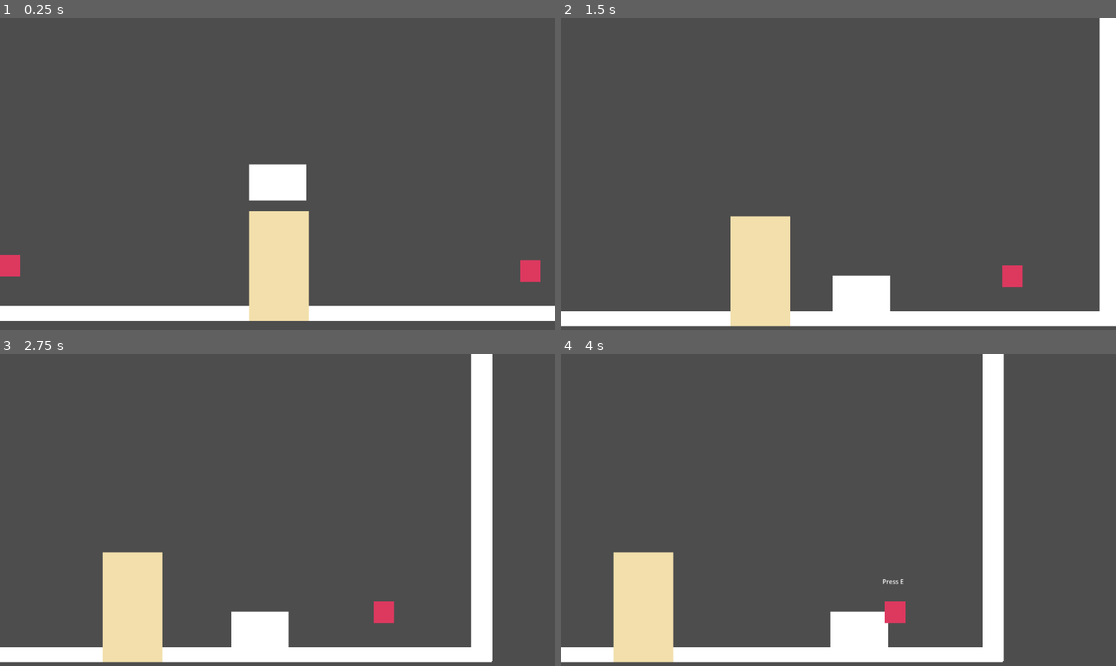
Above: before the commit, frames 1-4 (two rows, left to right).
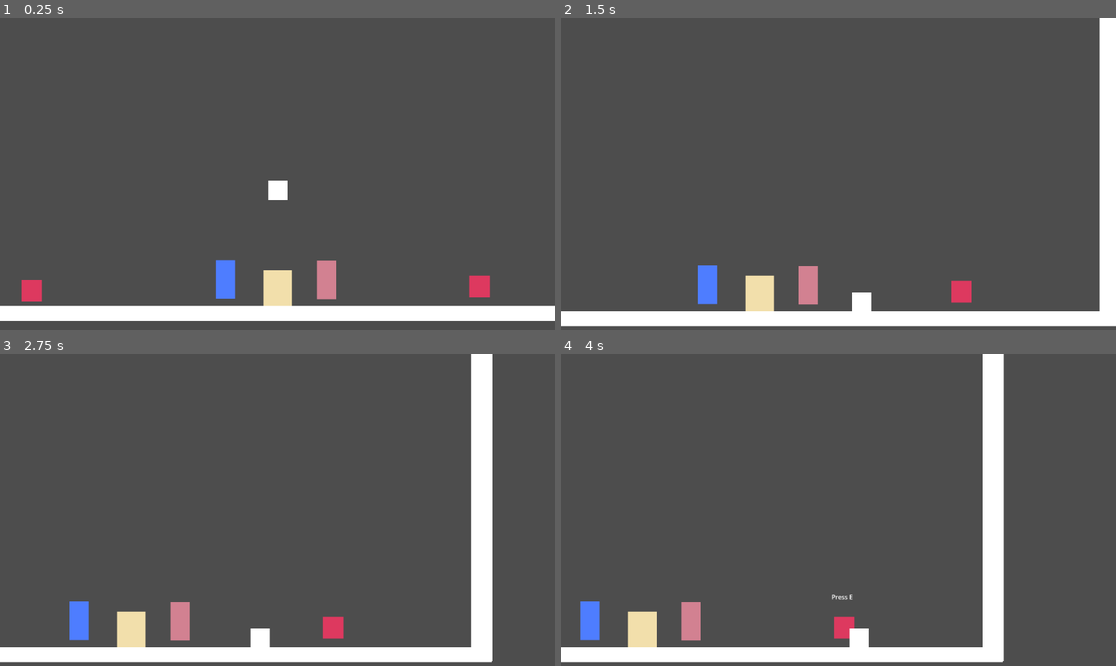
Above: after the commit, the same moments.

Repository: LouisZCode/love_dog_brackeysJam_2025
Game: Godot game, scene res://scenes/game.tscn
Same seed, same stepped clock (60 frames per second), same inputs: the game is played once before the commit and once after it.
Inputs:
- Up to frame 1 (0.25 s): no input
- Up to frame 2 (1.5 s): hold Right (ui_right) from 0.53 s (still down); tap E (interact) at 0.6 s; tap Space (run) at 1.35 s
- Up to frame 3 (2.75 s): release Right (ui_right) at 2.03 s; hold Left (ui_left) from 2.03 s (still down); tap E (interact) at 2.1 s
- Up to frame 4 (4 s): release Left (ui_left) at 2.78 s; hold Right (ui_right) from 2.78 s (still down); tap Space (run) at 2.85 s; tap E (interact) at 3.6 s

The runs differ from the first frame. In frame 1, 6.2% of the frame differs, in the area x 0-98%, y 46-98%; in frame 2, 5.6%; in frame 3, 5.7%; in frame 4, 5.5%.

Commit message:
add Owner and Date plus order of visibility

Diff:
--- /dev/null
+++ b/scenes/character.tscn
@@ -0,0 +1,15 @@
+[gd_scene load_steps=2 format=3 uid="uid://mugof8fim8k1"]
+
+[ext_resource type="Script" path="res://script/character.gd" id="1_ltnst"]
+
+[node name="CharacterBody2D" type="CharacterBody2D"]
+script = ExtResource("1_ltnst")
+
+[node name="ColorRect" type="ColorRect" parent="."]
+offset_left = -24.0
+offset_top = -102.0
+offset_right = 26.0
+offset_bottom = -2.0
+color = Color(0.305882, 0.490196, 1, 1)
+
+[node name="AnimationPlayer" type="AnimationPlayer" parent="."]
--- /dev/null
+++ b/scenes/date.tscn
@@ -0,0 +1,14 @@
+[gd_scene load_steps=2 format=3 uid="uid://c5uda31jw6q3l"]
+
+[ext_resource type="PackedScene" uid="uid://mugof8fim8k1" path="res://scenes/character.tscn" id="1_gyvca"]
+
+[node name="CharacterBody2D" instance=ExtResource("1_gyvca")]
+character_name = "Date"
+is_date = true
+
+[node name="ColorRect" parent="." index="0"]
+z_index = 1
+color = Color(0.825061, 0.505834, 0.570074, 1)
+
+[node name="CollisionShape2D" parent="." index="1"]
+z_index = 1
--- a/scenes/game.tscn
+++ b/scenes/game.tscn
@@ -1,7 +1,9 @@
-[gd_scene load_steps=8 format=3 uid="uid://bxgd8ckgfbbq8"]
+[gd_scene load_steps=10 format=3 uid="uid://bxgd8ckgfbbq8"]
 
 [ext_resource type="PackedScene" uid="uid://byktwux5rrnxo" path="res://scenes/player.tscn" id="1_uhufi"]
 [ext_resource type="Script" path="res://script/problem_manager.gd" id="2_qbmpg"]
+[ext_resource type="PackedScene" uid="uid://c5uda31jw6q3l" path="res://scenes/date.tscn" id="3_ea4ev"]
+[ext_resource type="PackedScene" uid="uid://cfbf3xry8lspc" path="res://scenes/owner.tscn" id="4_tkdp3"]
 
 [sub_resource type="RectangleShape2D" id="RectangleShape2D_mp2s3"]
 size = Vector2(1866, 35)
@@ -16,7 +18,7 @@
 size = Vector2(1866, 35)
 
 [sub_resource type="RectangleShape2D" id="RectangleShape2D_yv04x"]
-size = Vector2(159, 253)
+size = Vector2(73, 92)
 
 [node name="Game" type="Node2D"]
 
@@ -75,20 +77,26 @@
 [node name="TableArea" type="Area2D" parent="Rooms/DiningRoom"]
 
 [node name="CollisionShape2D" type="CollisionShape2D" parent="Rooms/DiningRoom/TableArea"]
-position = Vector2(3.5, -116.5)
+position = Vector2(0.5, -44)
 shape = SubResource("RectangleShape2D_yv04x")
 
 [node name="ColorRect" type="ColorRect" parent="Rooms/DiningRoom/TableArea"]
-offset_left = -74.0
-offset_top = -245.0
-offset_right = 81.0
-offset_bottom = 40.0
+offset_left = -36.0
+offset_top = -91.0
+offset_right = 38.0
+offset_bottom = 1.0
 color = Color(0.949283, 0.875069, 0.669471, 1)
 
 [node name="ProblemSpawnPoints" type="Node2D" parent="Rooms/DiningRoom"]
 
 [node name="SpawnPoint1" type="Marker2D" parent="Rooms/DiningRoom/ProblemSpawnPoints"]
-position = Vector2(-693, -103)
+position = Vector2(-637, -38)
 
 [node name="SpawnPoint2" type="Marker2D" parent="Rooms/DiningRoom/ProblemSpawnPoints"]
-position = Vector2(657, -89)
+position = Vector2(525, -49)
+
+[node name="date" parent="." instance=ExtResource("3_ea4ev")]
+position = Vector2(126, -14)
+
+[node name="CharacterBody2D" parent="." instance=ExtResource("4_tkdp3")]
+position = Vector2(-136, -16)
--- /dev/null
+++ b/scenes/owner.tscn
@@ -0,0 +1,10 @@
+[gd_scene load_steps=2 format=3 uid="uid://cfbf3xry8lspc"]
+
+[ext_resource type="PackedScene" uid="uid://mugof8fim8k1" path="res://scenes/character.tscn" id="1_4cahr"]
+
+[node name="CharacterBody2D" instance=ExtResource("1_4cahr")]
+z_index = 1
+character_name = "owner"
+
+[node name="ColorRect" parent="." index="0"]
+color = Color(0.305882, 0.490196, 1, 1)
--- a/scenes/player.tscn
+++ b/scenes/player.tscn
@@ -3,7 +3,7 @@
 [ext_resource type="Script" path="res://script/player.gd" id="1_ev1qf"]
 
 [sub_resource type="RectangleShape2D" id="RectangleShape2D_0n0j6"]
-size = Vector2(150, 152)
+size = Vector2(49, 51)
 
 [node name="Player" type="CharacterBody2D" groups=["player"]]
 floor_constant_speed = true
@@ -14,12 +14,13 @@
 [node name="Sprite2D" type="Sprite2D" parent="."]
 
 [node name="ColorRect" type="ColorRect" parent="Sprite2D"]
-offset_left = -74.0
-offset_top = -94.0
-offset_right = 75.0
+offset_left = -24.0
+offset_top = -51.0
+offset_right = 26.0
+offset_bottom = -1.0
 
 [node name="CollisionShape2D" type="CollisionShape2D" parent="."]
-position = Vector2(0, -76)
+position = Vector2(0.5, -25.5)
 shape = SubResource("RectangleShape2D_0n0j6")
 
 [node name="AnimationPlayer" type="AnimationPlayer" parent="."]
--- a/scenes/problem.tscn
+++ b/scenes/problem.tscn
@@ -20,6 +20,7 @@
 text = "Press E"
 
 [node name="ColorRect" type="ColorRect" parent="."]
+z_index = -1
 offset_left = -27.0
 offset_top = -29.0
 offset_right = 26.0
--- /dev/null
+++ b/script/character.gd
@@ -0,0 +1,40 @@
+extends CharacterBody2D
+
+enum CharacterState { SITTING, TALKING, REACTING }
+var current_state: CharacterState = CharacterState.SITTING
+
+@export var character_name: String = "Character"
+@export var is_date: bool = false  # false for owner, true for date
+
+# Mood ranges from 0 (unhappy) to 100 (very happy)
+var current_mood: float = 50.0
+
+func _ready():
+	# Initialize character in sitting position
+	current_state = CharacterState.SITTING
+
+func update_mood(change: float):
+	current_mood = clamp(current_mood + change, 0.0, 100.0)
+
+	if current_mood <= 20.0:
+		# Character is very unhappy
+		react_to_mood("unhappy")
+	elif current_mood >= 80.0:
+		# Character is very happy
+		react_to_mood("happy")
+
+func react_to_mood(mood_type: String):
+	current_state = CharacterState.REACTING
+	# Here we'll add animations later
+	print(character_name, " is ", mood_type)
+
+# Called when problems occur nearby
+func react_to_noise(noise_level: float):
+	if noise_level > 70.0:
+		update_mood(-1.0)  # High noise decreases mood
+		print(character_name, " noticed loud noise!")
+
+# Called when the other character is talking
+func listen_to_conversation():
+	current_state = CharacterState.TALKING
+	update_mood(0.5)  # Small positive mood boost from good conversation
